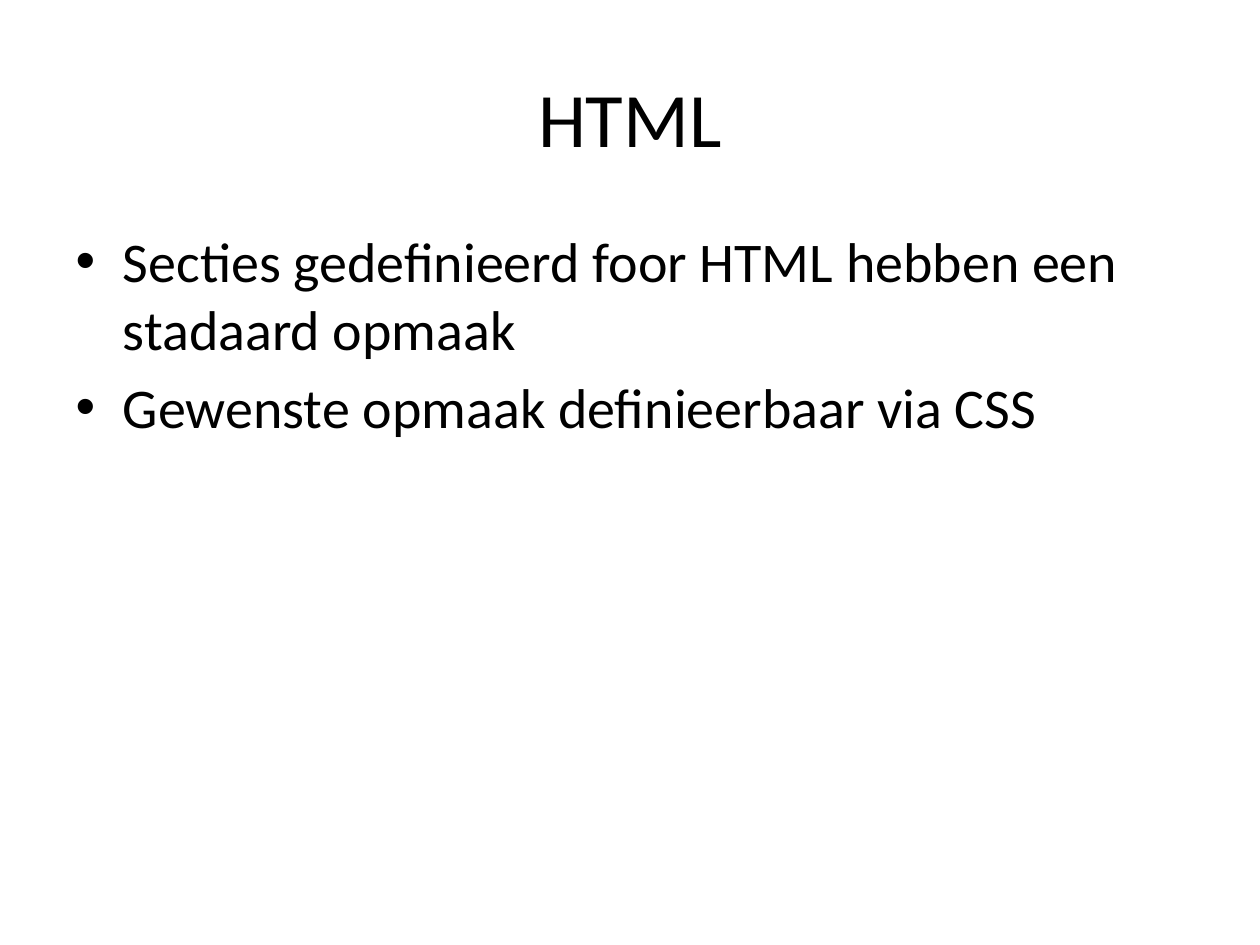
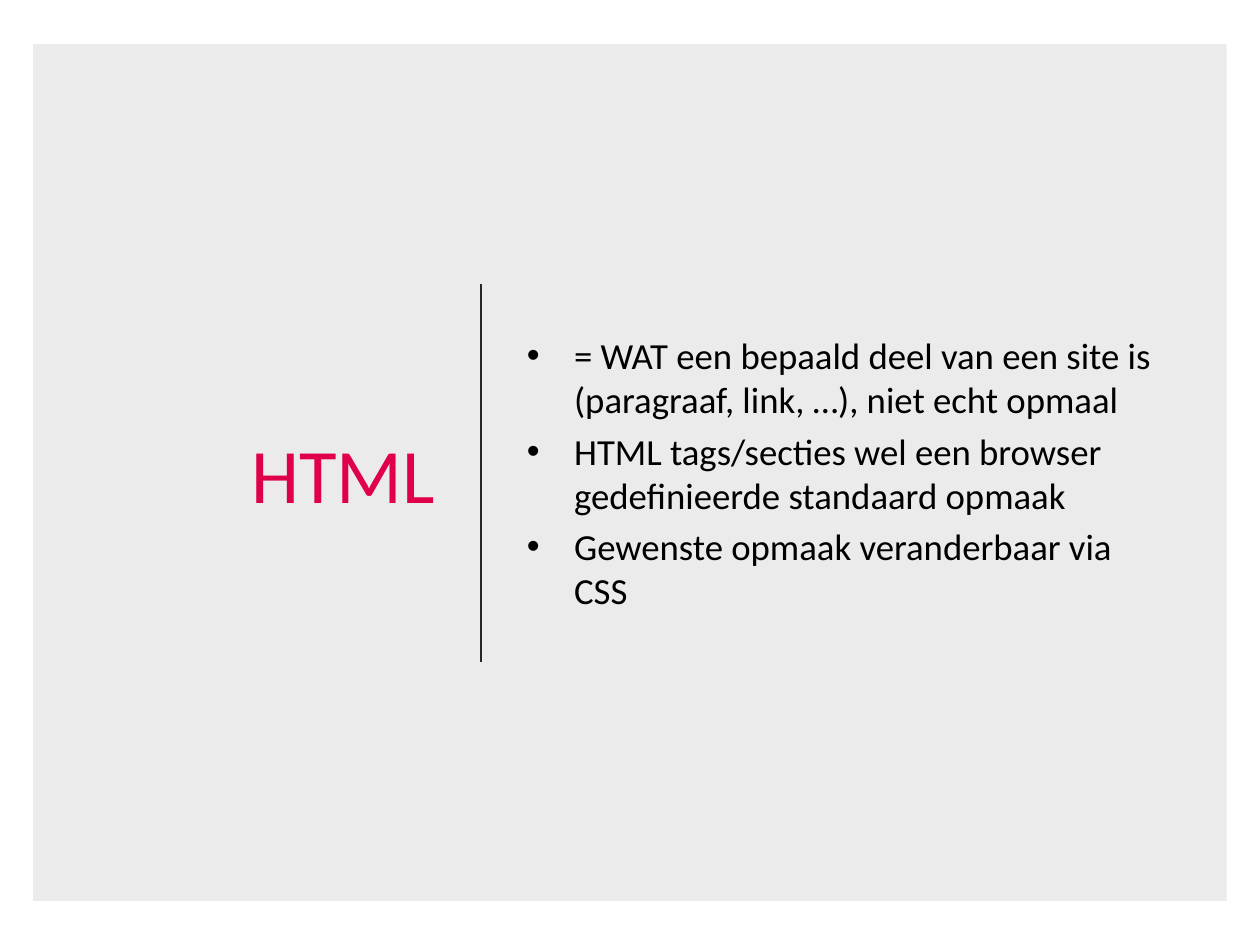
Before and after one commit to Belitili/Workshop-IntroHTML-CSS, a slide deck: slide 5 of Workshop werkdocumenten/Intro HTML en CSS.pptx (slide 4 before the commit). Drawn at 1260x945 pixels with LibreOffice and Linux fonts; fonts in the diff are those of the drawing. Boxes give left, top, right and bottom in pixels: in the first picture for what was removed or moved away, otherwise in the second. Text is boxed around its words. In the diff, an @@ line names an element or a change of style, - is before the commit and + after.

Commit message:
ppt: intro added, added some style, js removed, fixed spelling, minor content changes

```diff
--- a/Workshop werkdocumenten/Intro HTML en CSS.pptx
+++ b/Workshop werkdocumenten/Intro HTML en CSS.pptx
@@ rectangle added at box(33, 44, 1226, 901), fill #000000 at 8% opacity @@
@@ title "HTML": place and size @@
-title "HTML" at box(538, 97, 722, 147)
+title "HTML" at box(251, 453, 435, 503)
@@ title "HTML" at box(251, 453, 435, 503): text colour #000000 to #E00049; alignment centre to right @@
@@ text "= WAT een bepaald deel ..." at box(574, 343, 1151, 605): vertical alignment top to middle @@
@@ line added from (481, 284) to (481, 662), #262626 1.5 pt @@
@@ text at box(574, 343, 1151, 605): text changed; size 32 to 21 pt @@
-• Secties gedefinieerd foor HTML hebben een stadaard opmaak
-• Gewenste opmaak definieerbaar via CSS
+• = WAT een bepaald deel van een site is (paragraaf, link, …), niet echt opmaal
+• HTML tags/secties wel een browser gedefinieerde standaard opmaak
+• Gewenste opmaak veranderbaar via CSS
```
Also in this commit, not shown: 21 other slides changed, 1 slide added, 2 slides removed, 2 other files.
